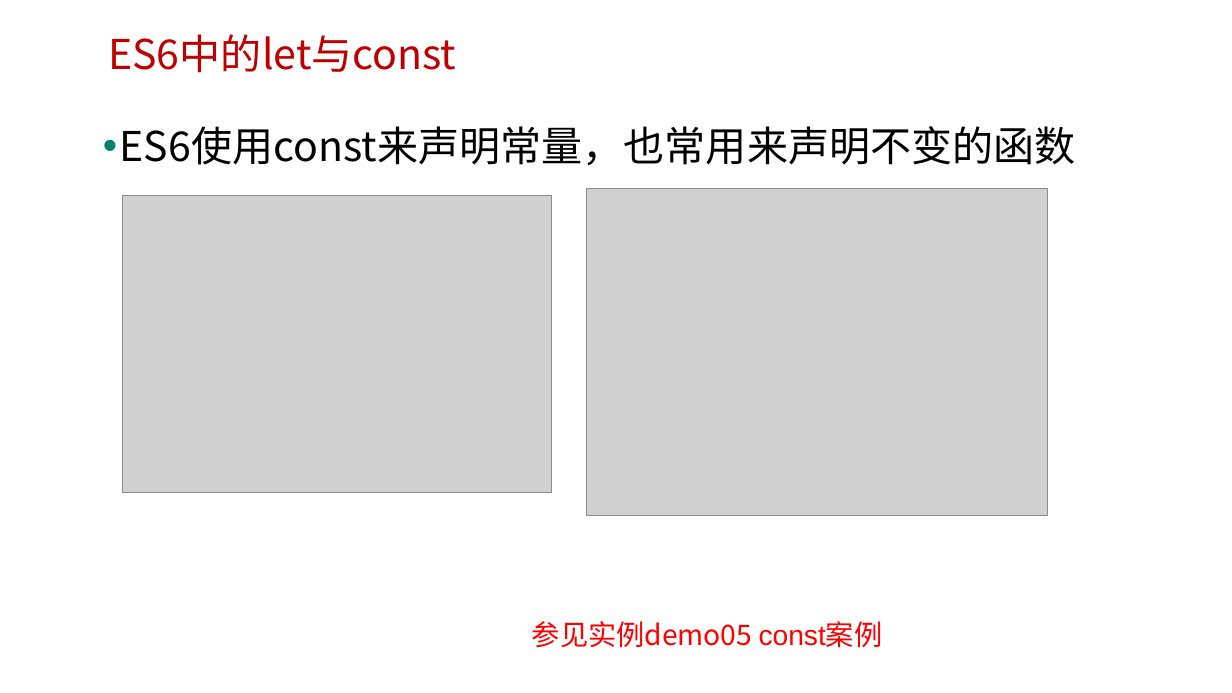
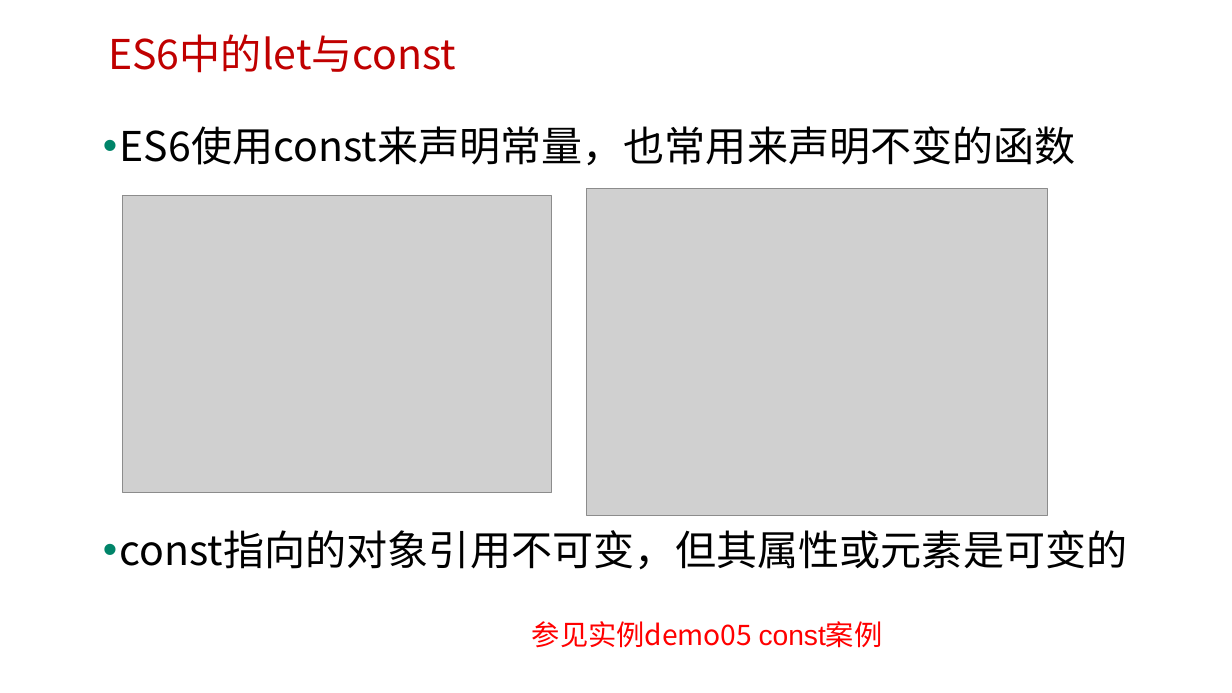
Before and after one commit to edu2act/course-javascript-advanced, a slide deck: slide 10 of 课程PPT/13.ECMAScript 6 一.pptx. Drawn at 1232x693 pixels with LibreOffice and Linux fonts; fonts in the diff are those of the drawing; grey boxes stand for pictures; background and template pictures are left out. Boxes give left, top, right and bottom in pixels: in the first picture for what was removed or moved away, otherwise in the second. Text is boxed around its words. In the diff, an @@ line names an element or a change of style, - is before the commit and + after.

```diff
--- a/课程PPT/13.ECMAScript 6 一.pptx
+++ b/课程PPT/13.ECMAScript 6 一.pptx
@@ text at (x1=120, y1=530, x2=1128, y2=570): paragraph added @@
+• const指向的对象引用不可变，但其属性或元素是可变的
```
Also in this commit, not shown: 4 other slides changed, 4 slides added, 6 other files.
